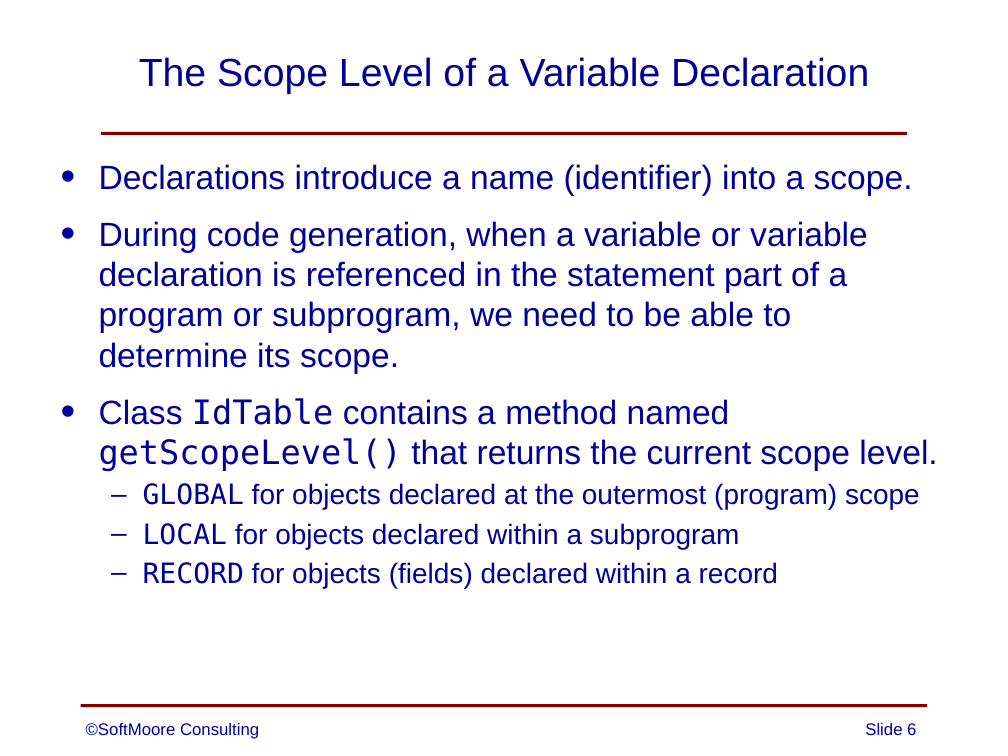
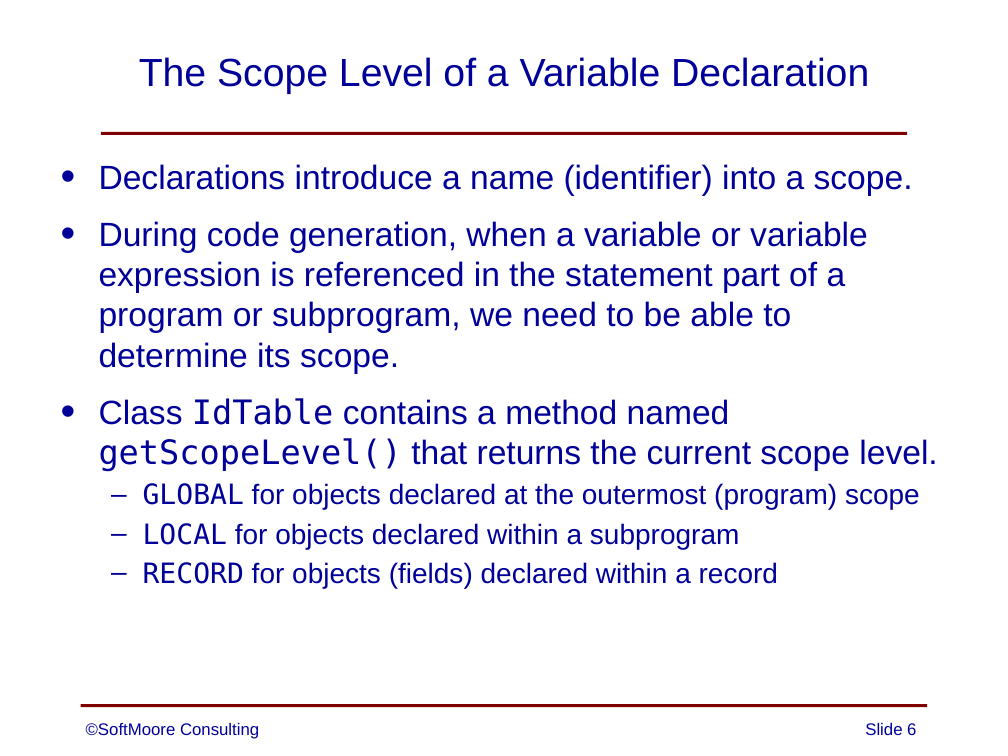
Before and after one commit to SoftMoore/CPRL-Java-3rd, a slide deck: slide 6 of PowerPoints/13 - Subprograms.pptx. Drawn at 1008x756 pixels with LibreOffice and Linux fonts; fonts in the diff are those of the drawing. Boxes give left, top, right and bottom in pixels: in the first picture for what was removed or moved away, otherwise in the second. Text is boxed around its words. In the diff, an @@ line names an element or a change of style, - is before the commit and + after.

```diff
--- a/PowerPoints/13 - Subprograms.pptx
+++ b/PowerPoints/13 - Subprograms.pptx
@@ text at <box>99,221,868,374</box>: text changed @@
-• During code generation, when a variable or variable declaration is referenced in the statement part of a program or subprogram, we need to be able to determine its scope.
+• During code generation, when a variable or variable expression is referenced in the statement part of a program or subprogram, we need to be able to determine its scope.
```
Also in this commit, not shown: 13 other slides changed, 9 other files.
